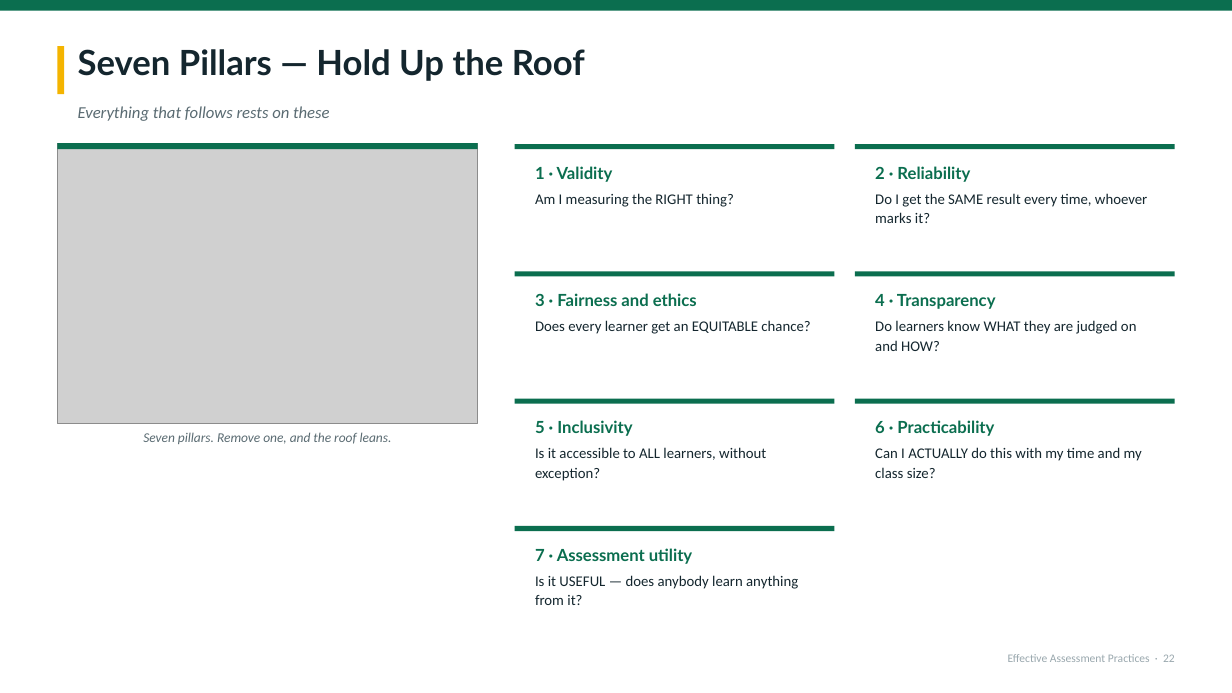
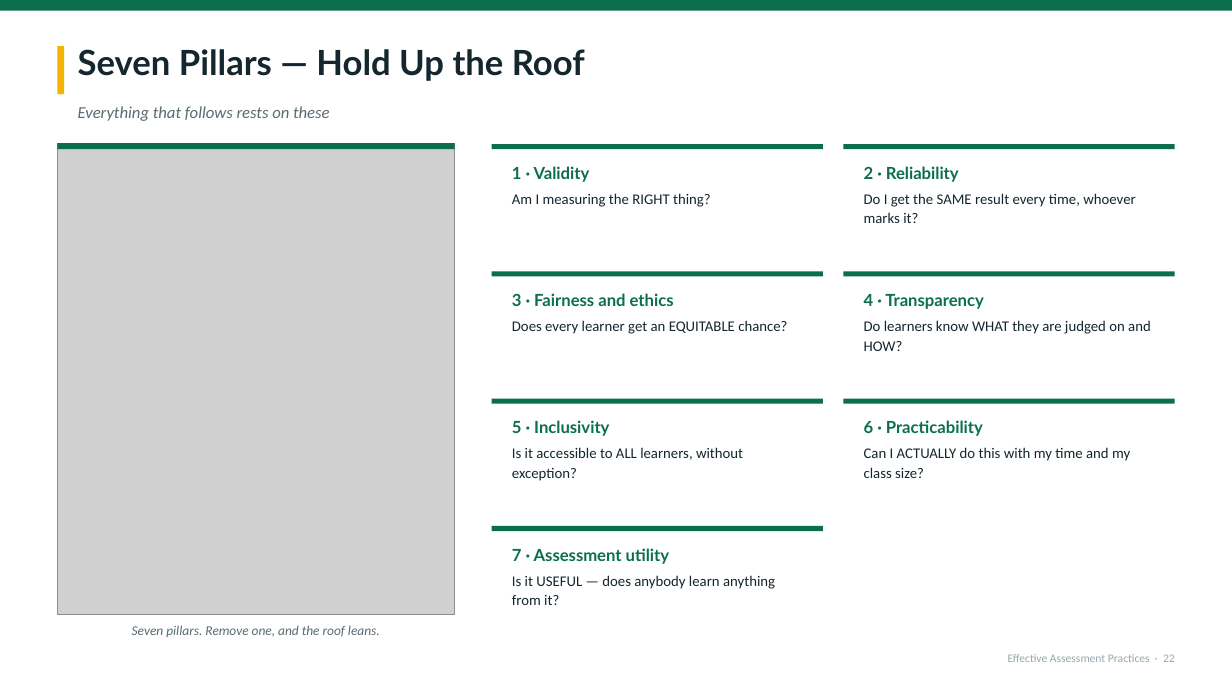
Before and after one commit to kumahemmanuel69-oss/Keelson-ACADEX, a slide deck: slide 22 of deliverables/Effective-Assessment-Practices-KATON-2026.pptx. Drawn at 1232x693 pixels with LibreOffice and Linux fonts; fonts in the diff are those of the drawing; grey boxes stand for pictures. Boxes give left, top, right and bottom in pixels: in the first picture for what was removed or moved away, otherwise in the second. Text is boxed around its words. In the diff, an @@ line names an element or a change of style, - is before the commit and + after.

```diff
--- a/deliverables/Effective-Assessment-Practices-KATON-2026.pptx
+++ b/deliverables/Effective-Assessment-Practices-KATON-2026.pptx
@@ picture: place and size @@
-picture at (57, 143, 478, 423)
+picture at (57, 143, 455, 615)
@@ rectangle: place and size @@
-rectangle at (57, 143, 478, 150)
+rectangle at (57, 143, 455, 150)
@@ rounded rectangle: place and size @@
-rounded rectangle at (515, 144, 835, 261)
+rounded rectangle at (492, 144, 823, 261)
@@ rectangle: place and size @@
-rectangle at (515, 144, 835, 150)
+rectangle at (492, 144, 823, 150)
@@ rounded rectangle: place and size @@
-rounded rectangle at (855, 144, 1175, 261)
+rounded rectangle at (844, 144, 1176, 261)
@@ rectangle: place and size @@
-rectangle at (855, 144, 1175, 150)
+rectangle at (844, 144, 1176, 150)
@@ text "1 · Validity": place and size @@
-text "1 · Validity" at (535, 166, 734, 207)
+text "1 · Validity" at (512, 166, 711, 207)
@@ text "2 · Reliability": place and size @@
-text "2 · Reliability" at (875, 166, 1147, 223)
+text "2 · Reliability" at (864, 166, 1135, 223)
@@ rounded rectangle: place and size @@
-rounded rectangle at (515, 272, 835, 388)
+rounded rectangle at (492, 272, 823, 388)
@@ rectangle: place and size @@
-rectangle at (515, 272, 835, 277)
+rectangle at (492, 272, 823, 277)
@@ text "3 · Fairness and ethics": place and size @@
-text "3 · Fairness and ethics" at (535, 293, 810, 334)
+text "3 · Fairness and ethics" at (512, 293, 787, 334)
@@ rounded rectangle: place and size @@
-rounded rectangle at (855, 272, 1175, 388)
+rounded rectangle at (844, 272, 1176, 388)
@@ rectangle: place and size @@
-rectangle at (855, 272, 1175, 277)
+rectangle at (844, 272, 1176, 277)
@@ text "4 · Transparency" rewrapped from (875, 294, 1137, 351) to (864, 294, 1151, 351) @@
@@ rounded rectangle: place and size @@
-rounded rectangle at (515, 398, 835, 515)
+rounded rectangle at (492, 398, 823, 515)
@@ rectangle: place and size @@
-rectangle at (515, 398, 835, 404)
+rectangle at (492, 398, 823, 404)
@@ text "5 · Inclusivity": place and size @@
-text "5 · Inclusivity" at (535, 420, 766, 481)
+text "5 · Inclusivity" at (512, 420, 743, 481)
@@ rounded rectangle: place and size @@
-rounded rectangle at (855, 398, 1175, 515)
+rounded rectangle at (844, 398, 1176, 515)
@@ rectangle: place and size @@
-rectangle at (855, 398, 1175, 404)
+rectangle at (844, 398, 1176, 404)
@@ text "6 · Practicability": place and size @@
-text "6 · Practicability" at (875, 420, 1142, 478)
+text "6 · Practicability" at (864, 420, 1130, 478)
@@ rounded rectangle: place and size @@
-rounded rectangle at (515, 526, 835, 642)
+rounded rectangle at (492, 526, 823, 642)
@@ rectangle: place and size @@
-rectangle at (515, 526, 835, 531)
+rectangle at (492, 526, 823, 531)
@@ text "7 · Assessment utility": place and size @@
-text "7 · Assessment utility" at (535, 548, 798, 605)
+text "7 · Assessment utility" at (512, 548, 775, 605)
@@ text "Seven pillars. Remove one, and ...": place and size @@
-text "Seven pillars. Remove one, and ..." at (143, 432, 392, 444)
+text "Seven pillars. Remove one, and ..." at (132, 625, 380, 637)
```
Also in this commit, not shown: 22 other slides changed, 2 other files.
